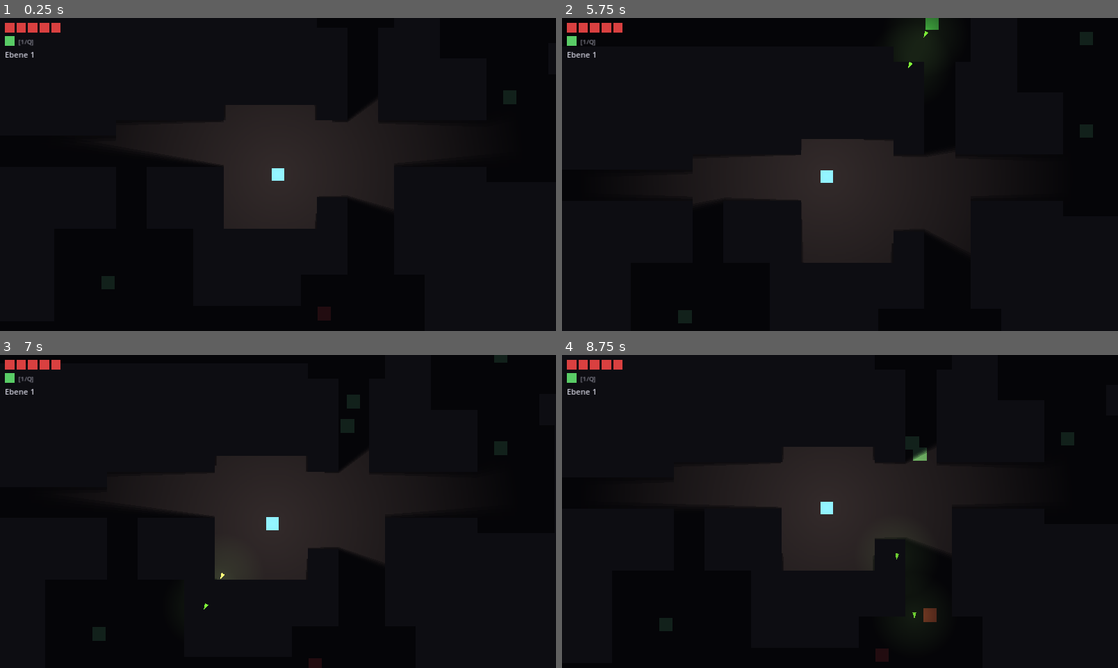
Above: before the commit, frames 1-4 (two rows, left to right).
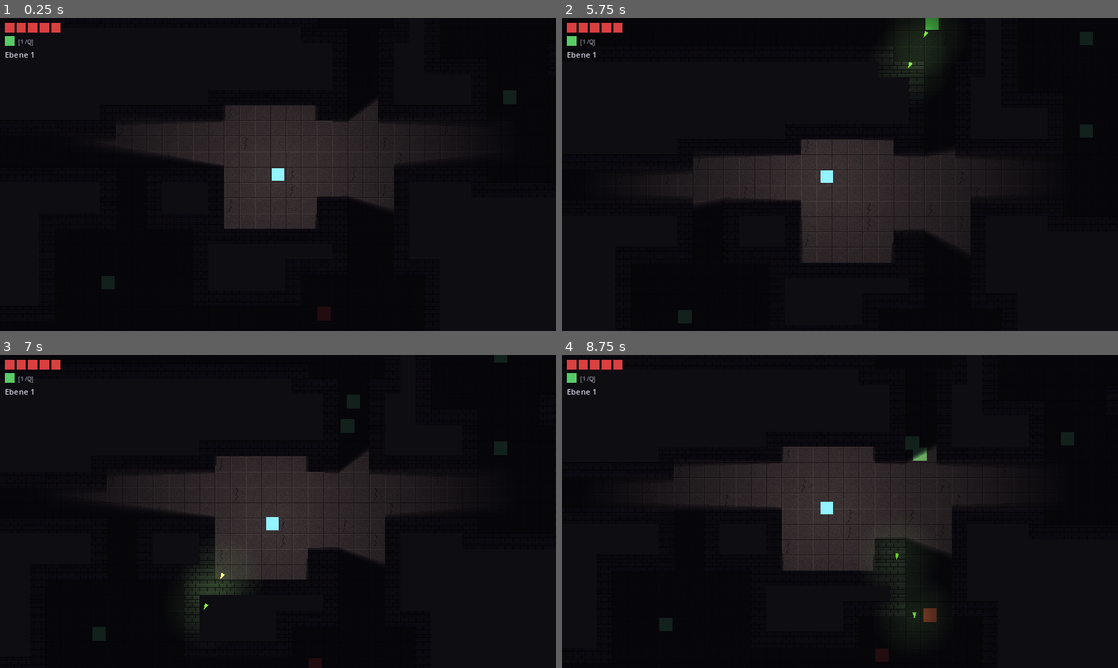
Above: after the commit, the same moments.

Repository: MatthiasM86/crypt-crawl
Game: Godot game, scene res://scenes/levels/generated_level.tscn
Two runs of this game, one before a commit and one after it. Both use one fixed random seed, a clock stepped at 60 frames per second and the inputs below.
Inputs (mouse positions are in pixels of both pictures, inside the frame that each line leads up to):
- Up to frame 1 (0.25 s): no input
- Up to frame 2 (5.75 s): tap Enter at 0.5 s; move the mouse to (812, 237) at 0.52 s; press the mouse at (812, 237) at 0.53 s; move the mouse to (1006, 221) at 1.27 s; release the mouse at (1006, 221) at 1.28 s; tap 1 (potion) at 1.35, 2.85, 4.35 s; move the mouse to (673, 127) at 2.02 s; press the mouse at (673, 127) at 2.03 s; move the mouse to (867, 174) at 2.77 s; release the mouse at (867, 174) at 2.78 s; move the mouse to (756, 96) at 3.52 s; press the mouse at (756, 96) at 3.53 s; move the mouse to (962, 158) at 4.27 s; release the mouse at (962, 158) at 4.28 s; move the mouse to (728, 190) at 5.02 s; press the mouse at (728, 190) at 5.03 s
- Up to frame 3 (7 s): move the mouse to (333, 442) at 5.77 s; release the mouse at (333, 442) at 5.78 s; tap 1 (potion) at 5.85 s; move the mouse to (250, 574) at 6.52 s; press the mouse at (250, 574) at 6.53 s
- Up to frame 4 (8.75 s): move the mouse to (1006, 558) at 7.27 s; release the mouse at (1006, 558) at 7.28 s; tap 1 (potion) at 7.35 s; move the mouse to (673, 464) at 8.02 s; press the mouse at (673, 464) at 8.03 s

The runs differ from the first frame. In frame 1, 0.2% of the frame differs, in the area x 1-57%, y 6-61%; in frame 2, 0.4%; in frame 3, 0.8%, in the area x 1-56%, y 6-87%; in frame 4, 0.5%.

Commit message:
Add tile-based rendering pipeline with generated placeholder art
Generated dungeons now render through a TileMapLayer: stone floor
tiles with variants/cracks, brick walls wherever wall borders floor.
TileSet is built in code from a placeholder atlas PNG (generated
programmatically); real pixel art drops in by replacing the texture
per docs/asset-spec.md. Wall occluders switch to CULL_CLOCKWISE so
torchlight lights brick faces and shadows fall behind walls. Nearest
texture filtering project-wide. Physics/navigation untouched (tiles
are visual only).

Co-Authored-By: Claude Fable 5 <noreply@anthropic.com>

Diff:
--- a/project.godot
+++ b/project.godot
@@ -51,3 +51,4 @@
 
 renderer/rendering_method="forward_plus"
 environment/defaults/default_clear_color=Color(0.05, 0.05, 0.07, 1)
+textures/canvas_textures/default_texture_filter=0
--- a/scenes/levels/generated_level.tscn
+++ b/scenes/levels/generated_level.tscn
@@ -8,4 +8,6 @@
 [node name="Darkness" type="CanvasModulate" parent="."]
 color = Color(0.16, 0.16, 0.21, 1)
 
+[node name="Tiles" type="TileMapLayer" parent="."]
+
 [node name="NavigationRegion2D" type="NavigationRegion2D" parent="."]
--- a/scenes/levels/level_generator.gd
+++ b/scenes/levels/level_generator.gd
@@ -28,13 +28,23 @@
                                   # convex partition fail; overlaps are fine
 const ENEMIES_PER_ROOM_MAX := 2   # 1..this per room (player's room stays empty)
 const RANGED_CHANCE := 0.35       # per spawned enemy
-const FLOOR_COLOR := Color(0.14, 0.13, 0.15, 1)
+# ------------------------------------------------------------------------------
+
+# --- Tile atlas (assets/sprites/tileset_placeholder.png, 32px grid) -----------
+# Swap the texture (same layout) once real pixel art exists; see
+# docs/asset-spec.md. Row 0 = floors (4 plain + 1 cracked), row 1 = walls.
+const TILESET_TEXTURE := preload("res://assets/sprites/tileset_placeholder.png")
+const FLOOR_PLAIN := Vector2i(0, 0)
+const FLOOR_VARIANTS: Array[Vector2i] = [Vector2i(1, 0), Vector2i(2, 0), Vector2i(3, 0)]
+const FLOOR_CRACKED := Vector2i(4, 0)
+const WALL_VARIANTS: Array[Vector2i] = [Vector2i(0, 1), Vector2i(1, 1), Vector2i(2, 1)]
 # ------------------------------------------------------------------------------
 
 var _rooms: Array[Rect2i] = []
 var _floor := {}  # Set: Vector2i -> true
 
 @onready var _region: NavigationRegion2D = $NavigationRegion2D
+@onready var _tiles: TileMapLayer = $Tiles
 
 
 func _ready() -> void:
@@ -47,6 +57,7 @@
 			break
 		if attempt == 2:
 			push_error("Level generation failed the reachability check 3x; using last layout")
+	_build_tiles()
 	_build_geometry()
 	_spawn_player_and_enemies()
 	_bake_navmesh()
@@ -114,11 +125,49 @@
 	return true
 
 
+func _build_tiles() -> void:
+	# TileSet built in code: zero hand-authored .tres risk, and swapping in
+	# real art later is just a texture/coord change. Visual only -- physics
+	# and navmesh still come from the collider rects in _build_geometry().
+	var atlas := TileSetAtlasSource.new()
+	atlas.texture = TILESET_TEXTURE
+	atlas.texture_region_size = Vector2i(CELL, CELL)
+	for coord in [FLOOR_PLAIN, FLOOR_CRACKED] + FLOOR_VARIANTS + WALL_VARIANTS:
+		atlas.create_tile(coord)
+	var tile_set := TileSet.new()
+	tile_set.tile_size = Vector2i(CELL, CELL)
+	tile_set.add_source(atlas, 0)
+	_tiles.tile_set = tile_set
+	for cell: Vector2i in _floor:
+		var roll := randf()
+		var coord := FLOOR_PLAIN
+		if roll < 0.06:
+			coord = FLOOR_CRACKED
+		elif roll < 0.3:
+			coord = FLOOR_VARIANTS[randi() % FLOOR_VARIANTS.size()]
+		_tiles.set_cell(cell, 0, coord)
+	# Wall tiles only where a wall borders floor (8-dir) -- deep void stays
+	# untiled and renders as the near-black clear color.
+	for y in MAP_H:
+		for x in MAP_W:
+			var cell := Vector2i(x, y)
+			if not _floor.has(cell) and _touches_floor(cell):
+				_tiles.set_cell(cell, 0, WALL_VARIANTS[randi() % WALL_VARIANTS.size()])
+
+
+func _touches_floor(cell: Vector2i) -> bool:
+	for dy in range(-1, 2):
+		for dx in range(-1, 2):
+			if (dx != 0 or dy != 0) and _floor.has(cell + Vector2i(dx, dy)):
+				return true
+	return false
+
+
 func _build_geometry() -> void:
 	# Walls: every non-floor cell, row-merged into runs, as colliders under
 	# the NavigationRegion2D so the bake carves them (parsed geometry =
-	# static colliders, mask 1). No wall visuals needed: the void already
-	# renders as the dark clear color, floors are the lit rectangles.
+	# static colliders, mask 1). Visuals are tiles (_build_tiles); this
+	# builds physics + light occluders only.
 	var walls := StaticBody2D.new()
 	walls.name = "Walls"
 	walls.collision_layer = 1
@@ -134,8 +183,12 @@
 				(run.position.y + 0.5) * CELL)
 		walls.add_child(shape)
 		# Matching light occluder: walls cast shadows -> fog of war for free.
+		# CULL_CLOCKWISE: only edges facing away from the light cast shadow,
+		# so the torch still lights the brick face of the wall itself (flip
+		# to CULL_COUNTER_CLOCKWISE if wall tiles render unlit/black).
 		var occluder := LightOccluder2D.new()
 		var opoly := OccluderPolygon2D.new()
+		opoly.cull_mode = OccluderPolygon2D.CULL_CLOCKWISE
 		var hw := run.size.x * CELL / 2.0
 		var hh := CELL / 2.0
 		opoly.polygon = PackedVector2Array([
@@ -144,15 +197,6 @@
 		occluder.occluder = opoly
 		occluder.position = shape.position
 		walls.add_child(occluder)
-	for run in _row_runs(true):
-		var floor_visual := Polygon2D.new()
-		floor_visual.color = FLOOR_COLOR
-		var origin := Vector2(run.position.x * CELL, run.position.y * CELL)
-		var size := Vector2(run.size.x * CELL, CELL)
-		floor_visual.polygon = PackedVector2Array([
-			origin, origin + Vector2(size.x, 0), origin + size, origin + Vector2(0, size.y),
-		])
-		add_child(floor_visual)
 
 
 func _row_runs(want_floor: bool) -> Array[Rect2i]:
Not shown, added: assets/sample/sample.png.import
Binary file added: assets/sprites/tileset_placeholder.png
Not shown, added: assets/sprites/tileset_placeholder.png.import
Not shown, removed: assets/sprites/.gitkeep
Not shown, added: docs/asset-spec.md
